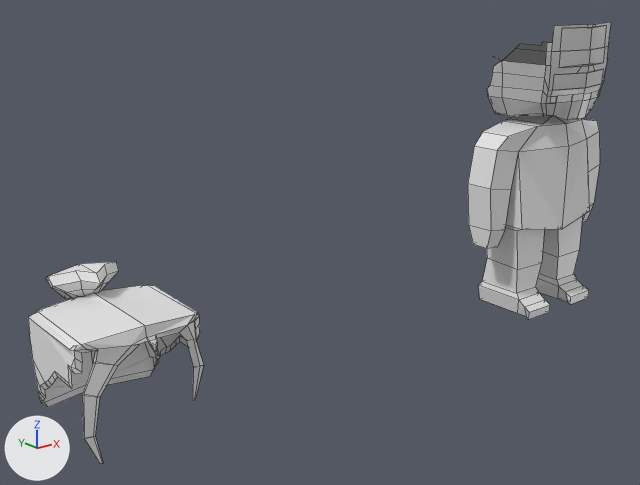
A saved change to the Blender file Body_Default.blend.
Camera for both pictures: a 50 mm camera at (-3.828, -2.942, 1.78) aimed at (-1.352, 0.153, 0.543). Arrows for +X, +Y and +Z are at lower left; the lights stay in place. Mesh edges are drawn as thin lines.

The first picture shows 'Cube', 'Hair_Chignon.2'.
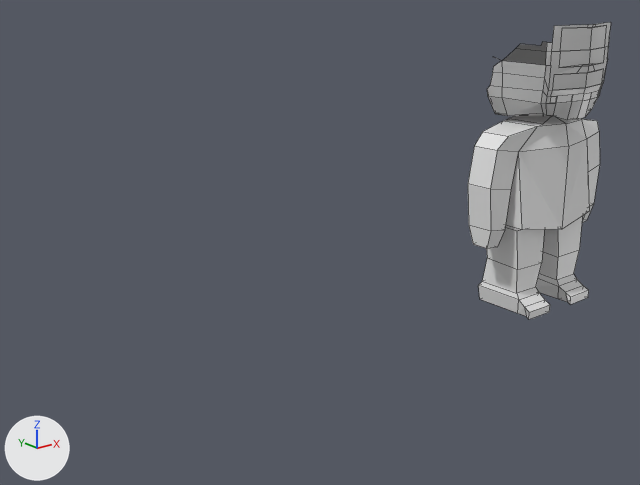
Diff of the bpy script that builds the scene:
```diff
--- a/Body_Default.blend.py
+++ b/Body_Default.blend.py
@@ ob_hair_chignon_2 @@
-ob_hair_chignon_2 = bpy.data.objects.new('Hair_Chignon.2', me_cube_006)
-ob_hair_chignon_2.location = (-2.47, 0.0, 0.15)
```

Boxes [x1, y1, x2, y2] around the edits, measured in the pictures (640 x 485 px):
'Hair_Chignon.2', deleted: before [28, 262, 203, 464]
